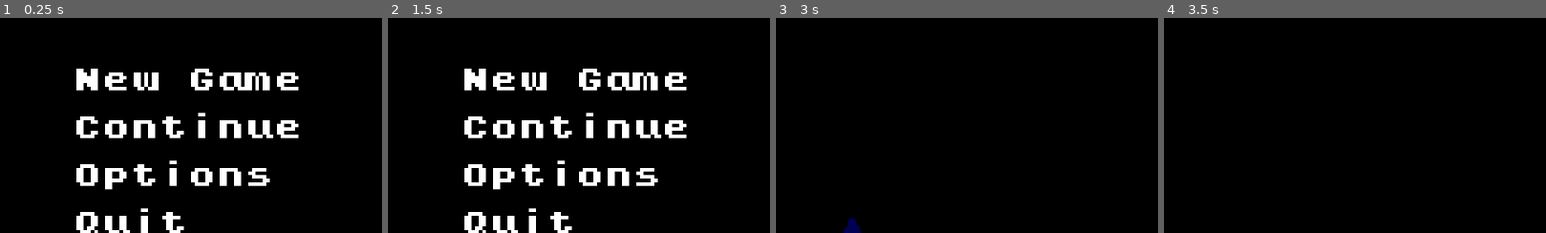
Above: before the commit, frames 1-4 (left to right).
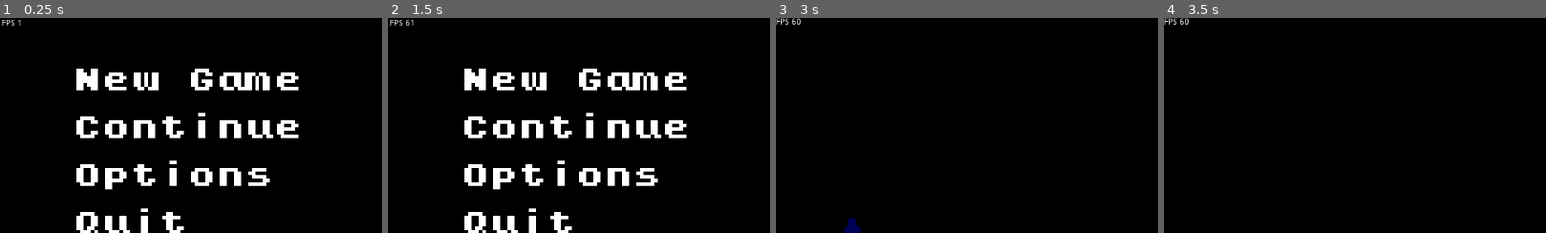
Above: after the commit, the same moments.

Repository: Vilkku11/super-journey
Game: Godot game, scene res://Control.tscn
Two runs of this game, one before a commit and one after it. Both use one fixed random seed, a clock stepped at 60 frames per second and the inputs below.
Inputs:
- Up to frame 1 (0.25 s): no input
- Up to frame 2 (1.5 s): click "New Game" at 0.5 s; click "Back" at 1.25 s
- Up to frame 3 (3 s): click "New Game" at 2 s; click "Yes" at 2.75 s
- Up to frame 4 (3.5 s): no input
The pictures show only the part of the screen within x 0-50%, y 0-50%; the shares and areas given below are measured in that part.

The runs differ from the first frame. In frame 1, less than 0.1% of the frame differs, in the area x 0-6%, y 0-4%; in frame 2, less than 0.1%; in frame 3, 0.1%, in the area x 0-7%, y 0-4%; in frame 4, 0.1%.

Commit message:
added temporary fps counter

Diff:
--- a/Control.tscn
+++ b/Control.tscn
@@ -6,6 +6,7 @@
 [ext_resource path="res://Font/kongtext/kongtext.ttf" type="DynamicFontData" id=4]
 [ext_resource path="res://Main menu/Title_screen/Buttons/ExitButton.tscn" type="PackedScene" id=5]
 [ext_resource path="res://Game/Title_screen.gd" type="Script" id=6]
+[ext_resource path="res://FpsCounter.gd" type="Script" id=7]
 
 [sub_resource type="DynamicFont" id=1]
 size = 24
@@ -89,3 +90,10 @@
 anchor_right = 1.0
 anchor_bottom = 1.0
 color = Color( 0.00784314, 0.00784314, 0.00784314, 0 )
+
+[node name="FpsCounter" type="Label" parent="."]
+margin_left = 1.0
+margin_top = 3.0
+margin_right = 116.0
+margin_bottom = 57.0
+script = ExtResource( 7 )
--- /dev/null
+++ b/FpsCounter.gd
@@ -0,0 +1,11 @@
+extends Label
+
+
+
+
+# Called when the node enters the scene tree for the first time.
+func _ready():
+	pass # Replace with function body.
+
+func _process(delta: float) -> void:
+	set_text("FPS " + String(Engine.get_frames_per_second()))
--- a/Src/Actors/Player.gd
+++ b/Src/Actors/Player.gd
@@ -9,6 +9,7 @@
 	#	$AnimationPlayer.play("Movement")
 	velocity = speed * direction
 	_animation(velocity)
+
 
 
 func _ready():
--- /dev/null
+++ b/Src/Levels/FpsCounter.gd
@@ -0,0 +1,16 @@
+extends Label
+
+
+# Declare member variables here. Examples:
+# var a = 2
+# var b = "text"
+
+
+# Called when the node enters the scene tree for the first time.
+func _ready():
+	pass # Replace with function body.
+
+
+# Called every frame. 'delta' is the elapsed time since the previous frame.
+func _process(delta):
+	set_text("FPS " + String(Engine.get_frames_per_second()))
--- a/Src/Levels/LevelTemplate.tscn
+++ b/Src/Levels/LevelTemplate.tscn
@@ -1,7 +1,8 @@
-[gd_scene load_steps=5 format=2]
+[gd_scene load_steps=6 format=2]
 
 [ext_resource path="res://Assets/testblock.png" type="Texture" id=1]
 [ext_resource path="res://Src/Actors/Player.tscn" type="PackedScene" id=2]
+[ext_resource path="res://Src/Levels/FpsCounter.gd" type="Script" id=3]
 
 [sub_resource type="ConvexPolygonShape2D" id=2]
 points = PoolVector2Array( 0, 0, 80, 0, 80, 80, 0, 80 )
@@ -41,3 +42,8 @@
 
 [node name="Player" parent="." instance=ExtResource( 2 )]
 position = Vector2( 135, 377 )
+
+[node name="FpsCounter" type="Label" parent="."]
+margin_right = 67.0
+margin_bottom = 31.0
+script = ExtResource( 3 )
Not shown: 1 places in Control.tscn that only renumber resources
